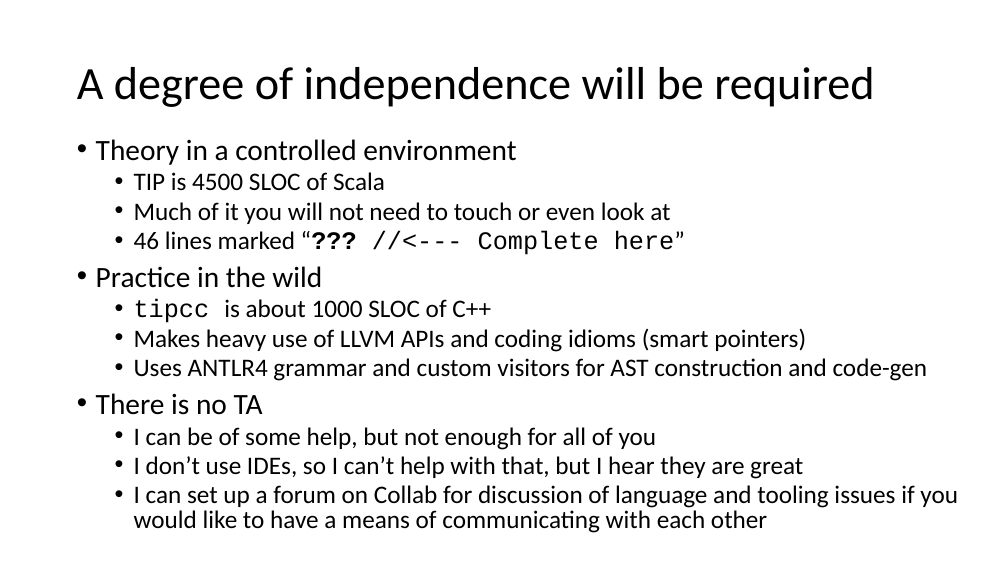
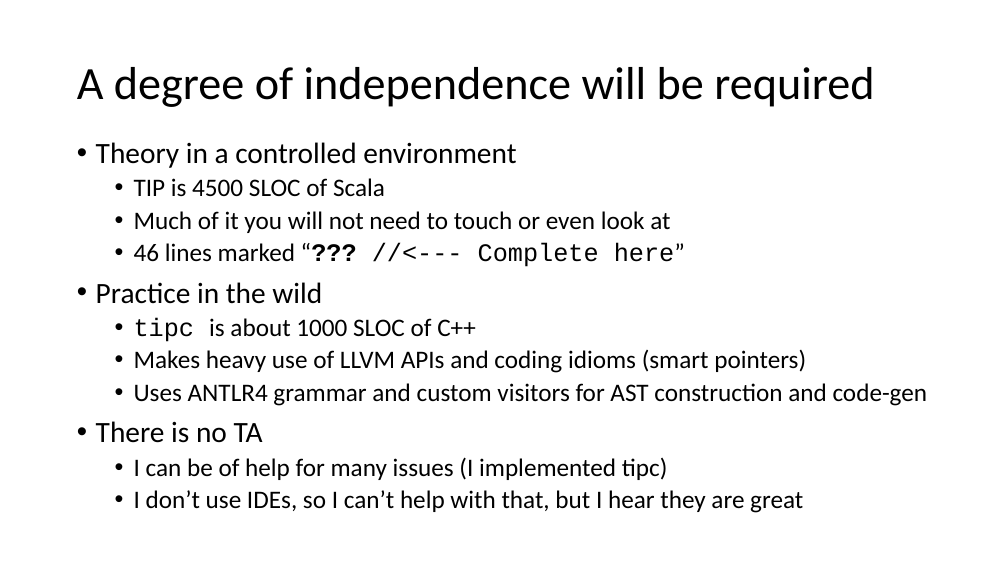
Before and after one commit to matthewbdwyer/matthewbdwyer.github.io, a slide deck: slide 18 of 6620/slides/Introduction.pptx. Drawn at 1008x567 pixels with LibreOffice and Linux fonts; fonts in the diff are those of the drawing. Boxes give left, top, right and bottom in pixels: in the first picture for what was removed or moved away, otherwise in the second. Text is boxed around its words. In the diff, an @@ line names an element or a change of style, - is before the commit and + after.

```diff
--- a/6620/slides/Introduction.pptx
+++ b/6620/slides/Introduction.pptx
@@ text at (x1=96, y1=142, x2=928, y2=513): line spacing 0.8 to 0.9 @@
@@ text at (x1=134, y1=318, x2=476, y2=342): text changed @@
-  • tipcc is about 1000 SLOC of C++
+  • tipc is about 1000 SLOC of C++
@@ text at (x1=134, y1=457, x2=668, y2=480): text changed @@
-  • I can be of some help, but not enough for all of you
+  • I can be of help for many issues (I implemented tipc)
@@ text at (x1=134, y1=485, x2=958, y2=533): paragraph removed @@
-  • I can set up a forum on Collab for discussion of language and tooling issues if you would like to have a means of communicating with each other
```
Also in this commit, not shown: 2 other slides changed, 1 other file.
